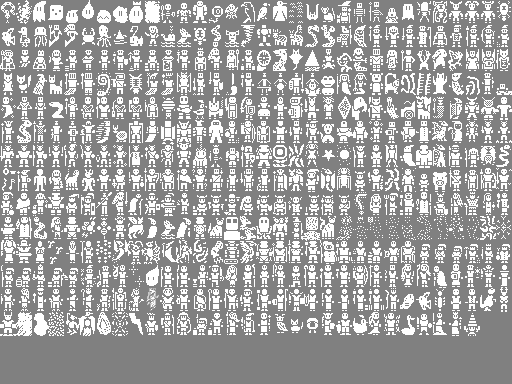
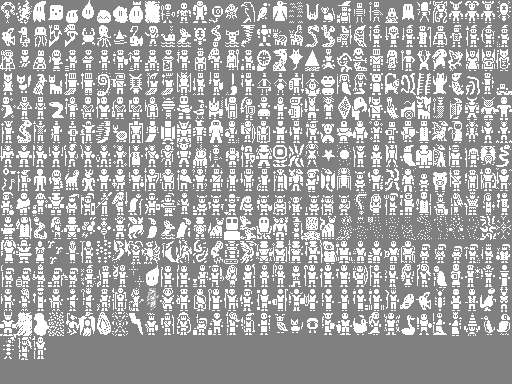
Two versions of the same layered image (512px x 384px). Layer-by-layer changes:
painted on "creature_sprites.png" over [3, 314, 510, 360]
